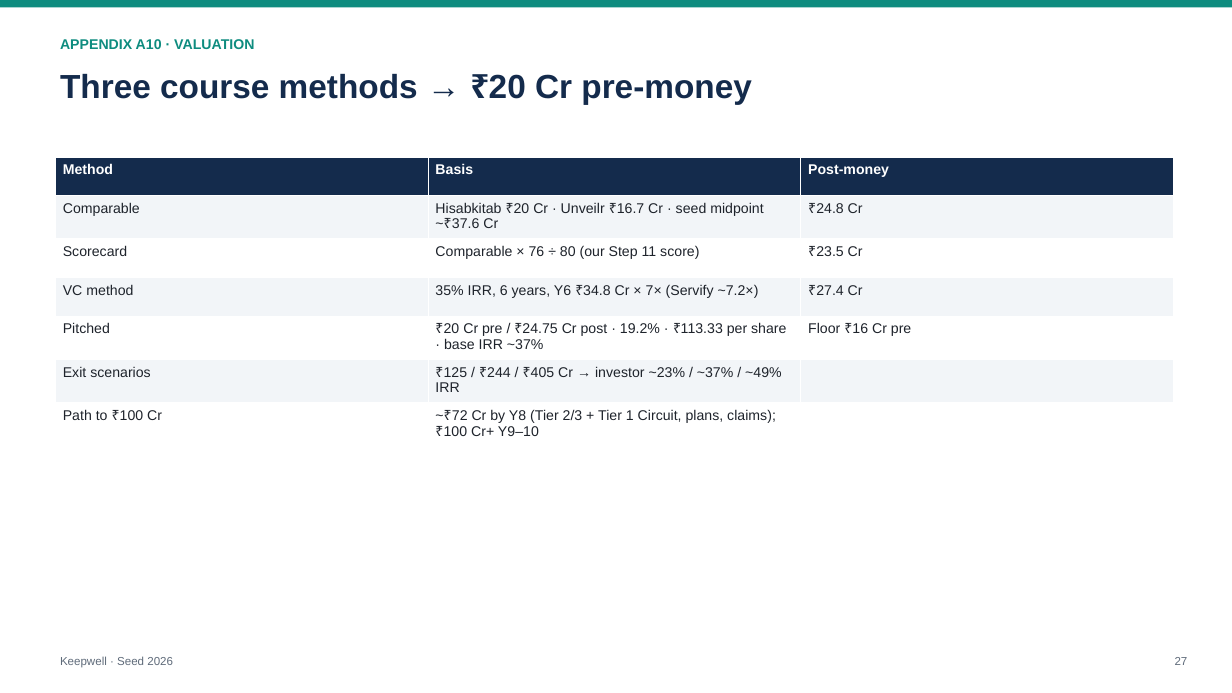
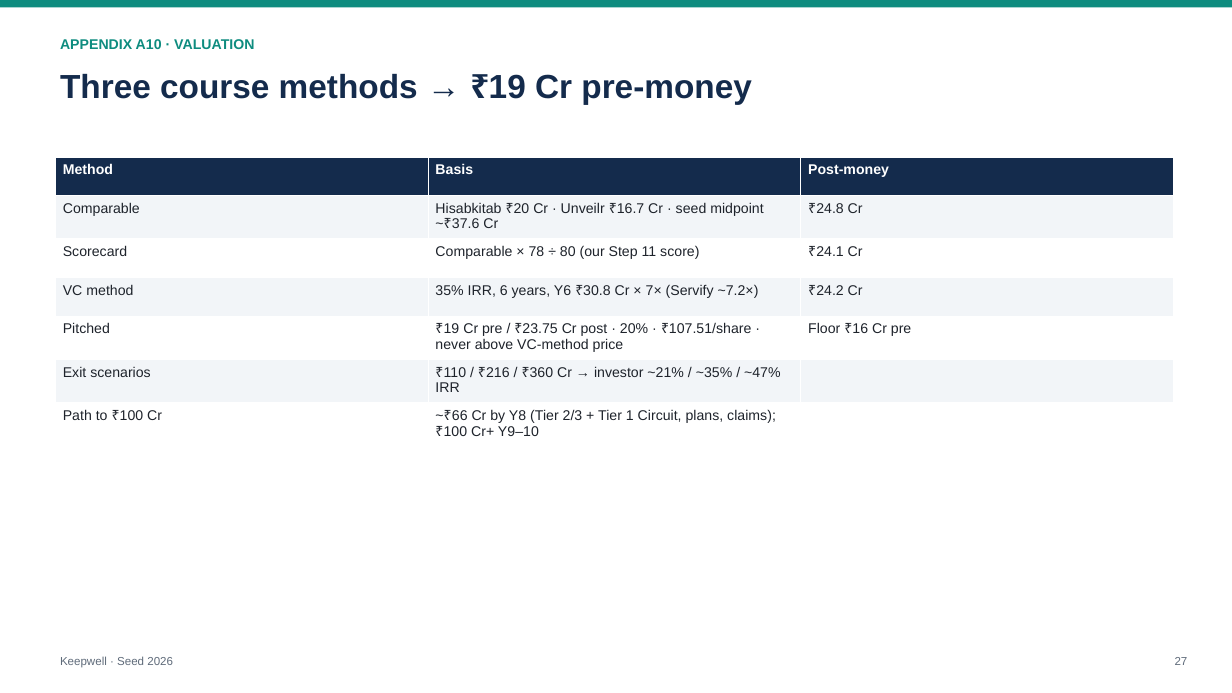
Before and after one commit to PrathyushaKalluri/keepwell, a slide deck: slide 27 of pitch/deck/Keepwell_Seed_Deck.pptx. Drawn at 1232x693 pixels with LibreOffice and Linux fonts; fonts in the diff are those of the drawing. Boxes give left, top, right and bottom in pixels: in the first picture for what was removed or moved away, otherwise in the second. Text is boxed around its words. In the diff, an @@ line names an element or a change of style, - is before the commit and + after.

```diff
--- a/pitch/deck/Keepwell_Seed_Deck.pptx
+++ b/pitch/deck/Keepwell_Seed_Deck.pptx
@@ text at [60, 73, 752, 105]: text changed @@
-Three course methods → ₹20 Cr pre-money
+Three course methods → ₹19 Cr pre-money
@@ table at [55, 157, 1173, 440] @@
-row 3, column 2: Comparable × 76 ÷ 80 (our Step 11 score)
+row 3, column 2: Comparable × 78 ÷ 80 (our Step 11 score)
-row 3, column 3: ₹23.5 Cr
+row 3, column 3: ₹24.1 Cr
-row 4, column 2: 35% IRR, 6 years, Y6 ₹34.8 Cr × 7× (Servify ~7.2×)
+row 4, column 2: 35% IRR, 6 years, Y6 ₹30.8 Cr × 7× (Servify ~7.2×)
-row 4, column 3: ₹27.4 Cr
+row 4, column 3: ₹24.2 Cr
-row 5, column 2: ₹20 Cr pre / ₹24.75 Cr post · 19.2% · ₹113.33 per share · base IRR ~37%
+row 5, column 2: ₹19 Cr pre / ₹23.75 Cr post · 20% · ₹107.51/share · never above VC-method price
-row 6, column 2: ₹125 / ₹244 / ₹405 Cr → investor ~23% / ~37% / ~49% IRR
+row 6, column 2: ₹110 / ₹216 / ₹360 Cr → investor ~21% / ~35% / ~47% IRR
-row 7, column 2: ~₹72 Cr by Y8 (Tier 2/3 + Tier 1 Circuit, plans, claims); ₹100 Cr+ Y9–10
+row 7, column 2: ~₹66 Cr by Y8 (Tier 2/3 + Tier 1 Circuit, plans, claims); ₹100 Cr+ Y9–10
```
Also in this commit, not shown: 24 other slides changed, 25 other files.
